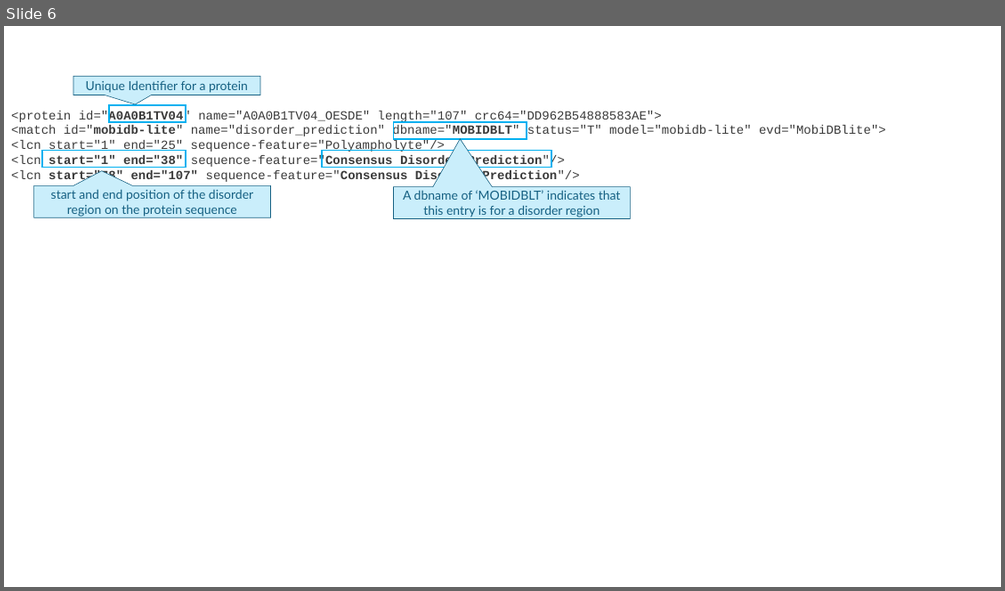
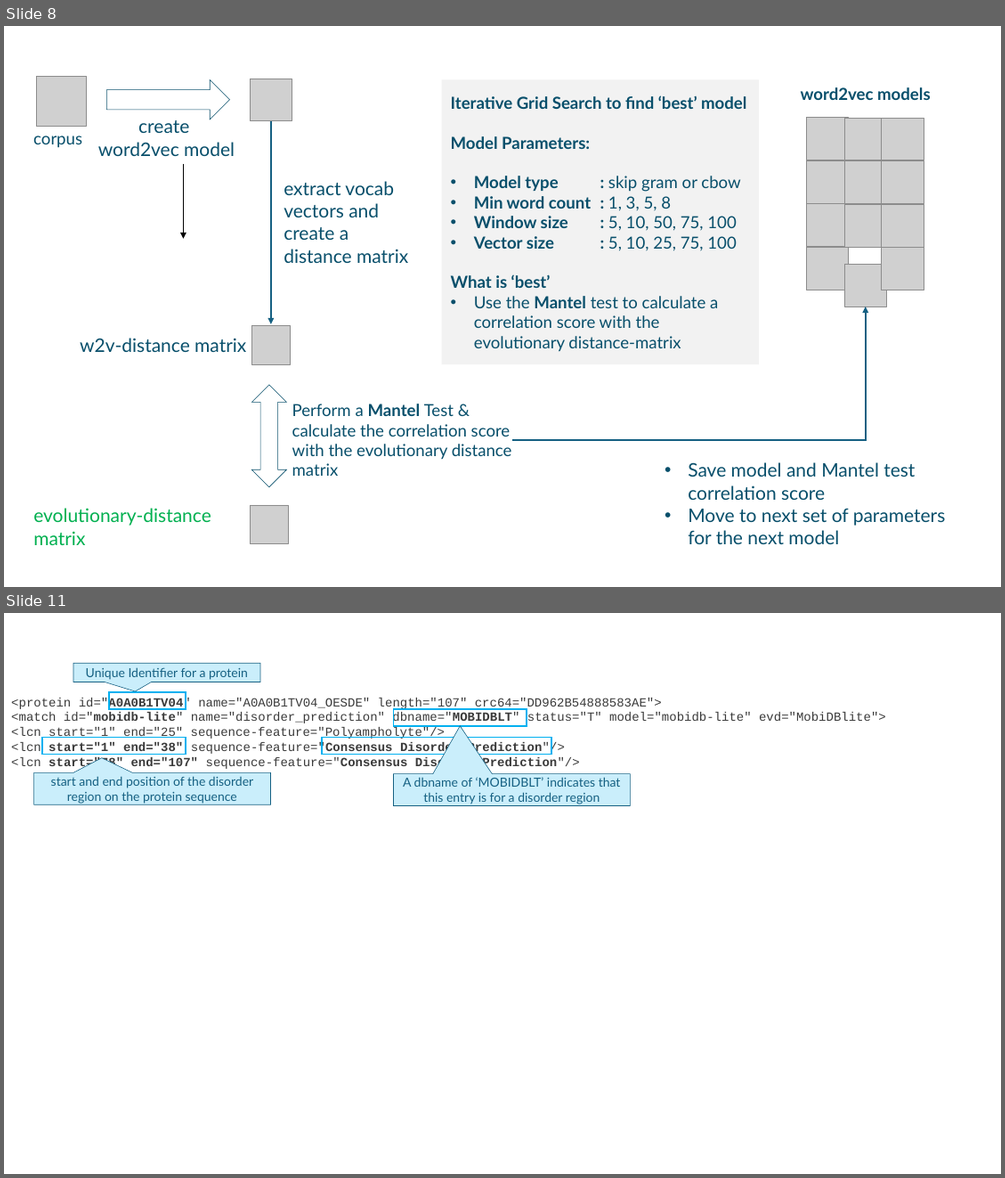
Before and after one commit to greyneuron/COMP_0158_MSC_PROJECT, a slide deck: report/MSc Dissertation - W2V.pptx. Shown one above the other, each under a label of ours: slide 6 before the commit, slides 8 and 11 after it; the slides between them are not shown. The pictures are 1005x591 and 1005x1178 pixels, drawn with LibreOffice and Linux fonts; fonts in the diff are those of the drawing; grey boxes stand for pictures. Boxes give left, top, right and bottom in pixels: in the first picture for what was removed or moved away, otherwise in the second. Text is boxed around its words. In the diff, an @@ line names an element or a change of style, - is before the commit and + after.

```diff
--- a/report/MSc Dissertation - W2V.pptx
+++ b/report/MSc Dissertation - W2V.pptx
@@ slide 8 added at [4,26,1001,587], background #FFFFFF @@
@@ picture added at [37,76,87,127] @@
@@ picture added at [250,79,292,121] @@
@@ down arrow added at [106,79,230,119], outline #084F6A 0.5 pt @@
@@ rectangle added at [442,79,759,364], fill #F2F2F2, 16 pt, text #084F6A @@
+Iterative Grid Search to find ‘best’ model
+Model Parameters:
+• Model type : skip gram or cbow
+• Min word count : 1, 3, 5, 8
+• Window size : 5, 10, 50, 75, 100
+• Vector size : 5, 10, 25, 75, 100
+What is ‘best’
+• Use the Mantel test to calculate a correlation score with the evolutionary distance-matrix
@@ text added at [801,87,930,100], 16 pt, text #084F6A, bold @@
+word2vec models
@@ text added at [98,120,235,156], 18 pt, text #084F6A @@
+create
+word2vec model
@@ arrow added from (271, 121) to (271, 324), #156082 1.5 pt @@
@@ text added at [33,135,82,148], 16 pt, text #084F6A @@
+corpus
@@ arrow added from (184, 164) to (184, 239), #000000 1.5 pt @@
@@ text added at [283,181,408,263], 18 pt, text #084F6A @@
+extract vocab vectors and create a distance matrix
@@ group added at [807,118,849,290]: 4 pictures @@
@@ group added at [844,118,887,306]: 4 pictures @@
@@ group added at [882,118,924,290]: 4 pictures @@
@@ elbow arrow added from (512, 440) to (866, 306), #156082 1.5 pt @@
@@ text added at [80,338,246,352], 18 pt, text #084F6A @@
+w2v-distance matrix
@@ picture added at [251,326,291,365] @@
@@ up down arrow added at [251,385,286,487], outline #084F6A 0.5 pt @@
@@ text added at [292,403,512,475], 16 pt, text #084F6A @@
+Perform a Mantel Test & calculate the correlation score with the evolutionary distance matrix
@@ text added at [688,462,946,544], 18 pt, text #084F6A @@
+• Save model and Mantel test correlation score
+• Move to next set of parameters for the next model
@@ picture added at [250,505,289,543] @@
@@ text added at [33,507,211,545], 18 pt, text #00B050 @@
+evolutionary-distance
+matrix
@@ what was slide 6 is now slide 11 @@
```
Also in this commit, not shown: 7 other slides added, 3 slides removed, 1 other file.
